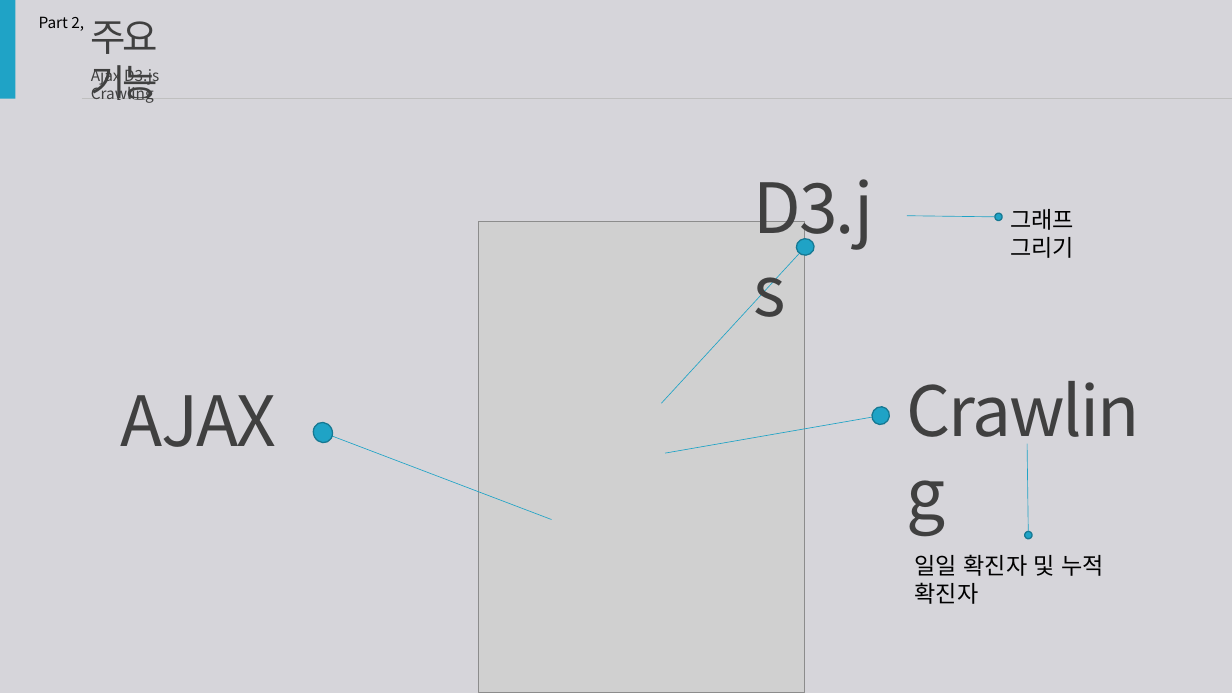
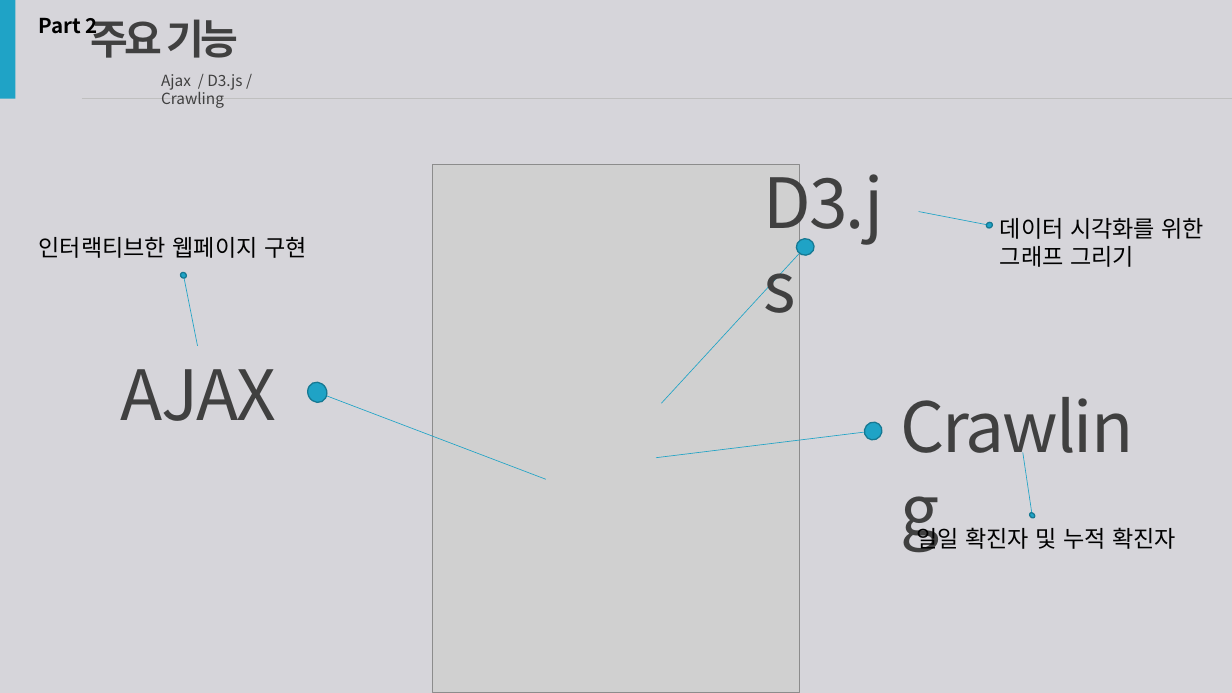
Before and after one commit to hanYijin/portfolio_2021, a slide deck: slide 10 of covid19.pptx. Drawn at 1232x693 pixels with LibreOffice and Linux fonts; fonts in the diff are those of the drawing; grey boxes stand for pictures. Boxes give left, top, right and bottom in pixels: in the first picture for what was removed or moved away, otherwise in the second. Text is boxed around its words. In the diff, an @@ line names an element or a change of style, - is before the commit and + after.

```diff
--- a/covid19.pptx
+++ b/covid19.pptx
@@ text at [39, 17, 98, 38]: text changed; size 12 to 16 pt; bold on @@
-Part 2,
+Part 2
@@ text "주요 기능" at [91, 18, 238, 58]: size 30 to 32 pt, bold on @@
@@ text at [161, 74, 242, 108]: text changed @@
-Ajax D3.js Crawling
+Ajax / D3.js / Crawling
@@ picture: place and size @@
-picture at [478, 222, 804, 693]
+picture at [433, 165, 799, 693]
@@ text "D3.js" rewrapped from [753, 179, 874, 250] to [763, 164, 884, 246] @@
@@ text added at [39, 237, 307, 258], 18 pt, text #000000 @@
+인터랙티브한 웹페이지 구현
@@ line moved from (999, 217) - (908, 215) to (990, 226) - (919, 212) @@
@@ ellipse at [986, 221, 994, 229]: rotation 45 to 59 degrees @@
@@ text "데이터 시각화를 위한": place and size @@
-text "데이터 시각화를 위한" at [1010, 209, 1074, 258]
+text "데이터 시각화를 위한" at [1000, 218, 1205, 267]
@@ text at [1000, 218, 1205, 239]: paragraph added @@
+데이터 시각화를 위한
@@ ellipse added at [180, 272, 188, 280], fill #1FA3C6, outline #177992 1 pt @@
@@ line added from (184, 275) to (198, 346), #1FA3C6 0.5 pt @@
@@ text "AJAX": place and size @@
-text "AJAX" at [121, 395, 277, 447]
+text "AJAX" at [121, 369, 277, 421]
@@ ellipse: place and size @@
-ellipse at [310, 419, 335, 446]
+ellipse at [304, 379, 330, 405]
@@ text "Crawling" rewrapped from [897, 362, 1156, 456] to [891, 379, 1165, 470] @@
@@ line moved from (323, 433) - (552, 519) to (317, 393) - (546, 480) @@
@@ ellipse at [861, 418, 886, 444]: rotation 306 to 309 degrees @@
@@ line moved from (881, 416) - (665, 453) to (873, 431) - (656, 457) @@
@@ line moved from (1029, 535) - (1028, 444) to (1032, 516) - (1023, 453) @@
@@ text "일일 확진자 및 누적 확진자" rewrapped from [915, 554, 1104, 604] to [916, 527, 1176, 553] @@
@@ ellipse: place and size @@
-ellipse at [1023, 530, 1034, 540]
+ellipse at [1029, 512, 1036, 519]
```
Also in this commit, not shown: 7 other slides changed, 2 slides added, 2 slides removed.
